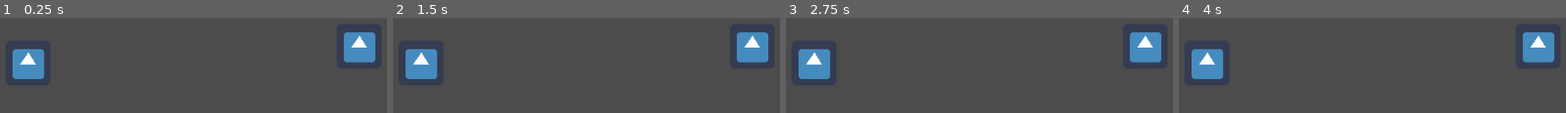
Above: before the commit, frames 1-4 (left to right).
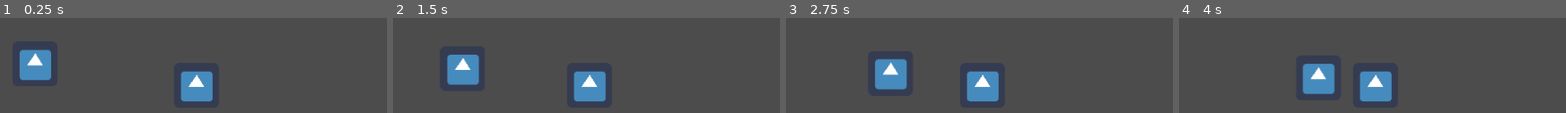
Above: after the commit, the same moments.

Repository: Zerotodeath/Side-game
Game: Godot game, scene res://test.tscn
Two runs of this game, one before a commit and one after it. Both use one fixed random seed, a clock stepped at 60 frames per second and the inputs below. The engine's default icon, where the game draws it, is replaced by a stand-in: a white triangle on a blue panel in a dark square.
Inputs:
- Up to frame 1 (0.25 s): no input
- Up to frame 2 (1.5 s): no input
- Up to frame 3 (2.75 s): no input
- Up to frame 4 (4 s): no input

The runs differ from the first frame. In frame 1, 7.1% of the frame differs, in the area x 3-97%, y 15-88%; in frame 2, 10%; in frame 3, 10%; in frame 4, 11%.

Commit message:
Made 1 node move

Diff:
--- a/Side game/AI_one.gd
+++ b/Side game/AI_one.gd
@@ -1,7 +1,28 @@
 extends KinematicBody2D
 
+onready var A2 = get_parent().get_node("AI 2")
+onready var may_chase = get_tree().get_nodes_in_group("AI")
+
+var run_speed = 40
+var velocity = Vector2.ZERO
+
+onready var In_area = $Area2D.get_overlapping_areas()
+var can_chase = true
+
+func _ready():
+	pass
 
 
-func _ready():
-	print(get_parent().get_node("AI 2").position)
-	print(position)
+func _physics_process(delta):
+	print(can_chase)
+	for area in In_area:
+		if area == "Area2D":
+			if is_in_group("AI"):
+				can_chase = true
+		else:
+			can_chase = false
+
+
+	if can_chase == true:
+		velocity = position.direction_to(A2.position) * run_speed
+	velocity = move_and_slide(velocity)
--- a/Side game/test.tscn
+++ b/Side game/test.tscn
@@ -15,7 +15,9 @@
 "_edit_lock_": true
 }
 
-[node name="AI 1" type="KinematicBody2D" parent="."]
+[node name="AI 1" type="KinematicBody2D" parent="." groups=[
+"AI",
+]]
 position = Vector2( 328, 176 )
 script = ExtResource( 2 )
 __meta__ = {
@@ -33,8 +35,10 @@
 [node name="CollisionShape2D" type="CollisionShape2D" parent="AI 1/Area2D"]
 shape = SubResource( 2 )
 
-[node name="AI 2" type="KinematicBody2D" parent="."]
-position = Vector2( 800, 152 )
+[node name="AI 2" type="KinematicBody2D" parent="." groups=[
+"AI",
+]]
+position = Vector2( 568, 208 )
 script = ExtResource( 3 )
 __meta__ = {
 "_edit_group_": true
